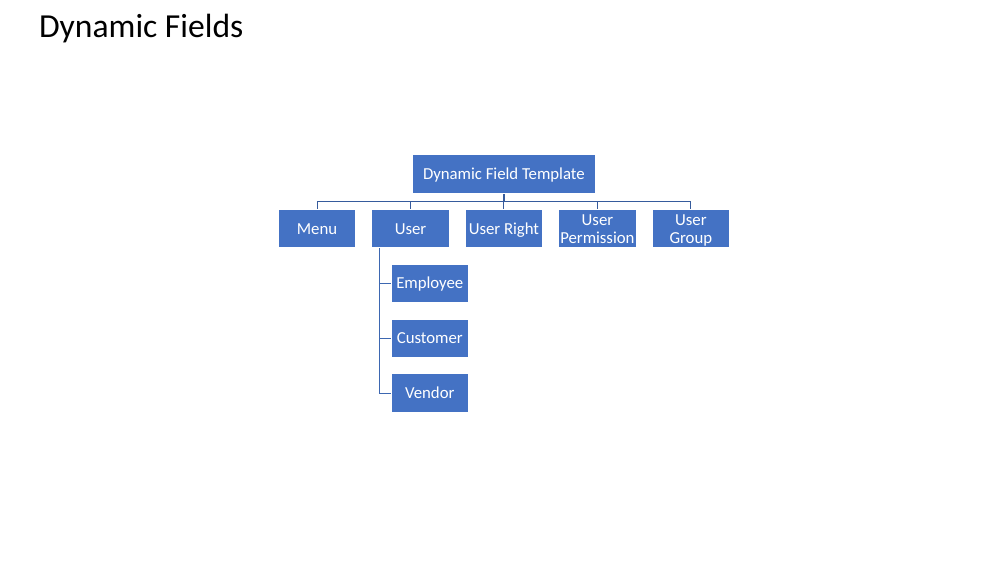
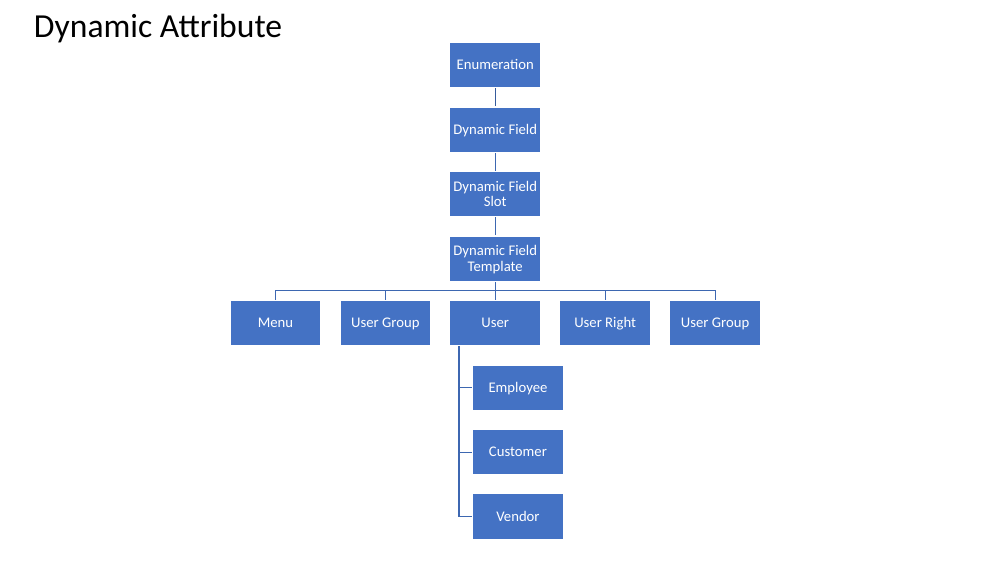
Before and after one commit to williamtanws/beanframework, a slide deck: slide 9 of Architecture.pptx (slide 3 before the commit). Drawn at 1008x567 pixels with LibreOffice and Linux fonts; fonts in the diff are those of the drawing. Boxes give left, top, right and bottom in pixels: in the first picture for what was removed or moved away, otherwise in the second. Text is boxed around its words. In the diff, an @@ line names an element or a change of style, - is before the commit and + after.

```diff
--- a/Architecture.pptx
+++ b/Architecture.pptx
@@ text at (x1=34, y1=13, x2=282, y2=43): text changed @@
-Dynamic Fields
+Dynamic Attribute
@@ rectangle resized from (x1=413, y1=154, x2=596, y2=193) to (x1=450, y1=172, x2=541, y2=217) @@
@@ text "Dynamic Field Template" moved from (x1=423, y1=167, x2=585, y2=182) to (x1=453, y1=244, x2=538, y2=274) @@
@@ rectangle resized from (x1=466, y1=209, x2=543, y2=248) to (x1=450, y1=236, x2=541, y2=281) @@
@@ freeform shape moved from (x1=501, y1=193, x2=508, y2=209) to (x1=492, y1=217, x2=499, y2=236) @@
@@ freeform shape at (x1=492, y1=217, x2=499, y2=236): outline #365B9D 1 pt to #3E67B2 1 pt @@
@@ group removed at (x1=317, y1=193, x2=691, y2=243): 4 freeform shapes, 1 text @@
-User Permission
@@ freeform shape resized from (x1=380, y1=248, x2=391, y2=339) to (x1=275, y1=281, x2=495, y2=300) @@
@@ freeform shape resized from (x1=380, y1=248, x2=391, y2=284) to (x1=492, y1=281, x2=499, y2=300) @@
@@ text "Menu" moved from (x1=297, y1=223, x2=337, y2=234) to (x1=258, y1=317, x2=293, y2=327) @@
@@ rectangle resized from (x1=278, y1=209, x2=355, y2=248) to (x1=230, y1=301, x2=321, y2=346) @@
@@ rectangle resized from (x1=391, y1=319, x2=468, y2=358) to (x1=340, y1=301, x2=431, y2=346) @@
@@ text "User" moved from (x1=395, y1=223, x2=426, y2=234) to (x1=481, y1=317, x2=509, y2=327) @@
@@ rectangle resized from (x1=391, y1=264, x2=468, y2=302) to (x1=450, y1=301, x2=541, y2=346) @@
@@ size 16 to 14 pt in 8 elements at (x1=453, y1=244, x2=538, y2=274), (x1=681, y1=317, x2=749, y2=330), (x1=258, y1=317, x2=293, y2=327), (x1=481, y1=317, x2=509, y2=327), (x1=489, y1=382, x2=548, y2=395), (x1=489, y1=446, x2=547, y2=456), (x1=496, y1=511, x2=539, y2=521), (x1=574, y1=317, x2=636, y2=330) @@
@@ text "User Right" moved from (x1=469, y1=222, x2=539, y2=237) to (x1=574, y1=317, x2=636, y2=330) @@
@@ rectangle resized from (x1=559, y1=209, x2=636, y2=248) to (x1=560, y1=301, x2=651, y2=346) @@
@@ text "User Group" moved from (x1=670, y1=214, x2=713, y2=246) to (x1=681, y1=317, x2=749, y2=330) @@
@@ rectangle resized from (x1=653, y1=209, x2=730, y2=248) to (x1=670, y1=301, x2=761, y2=346) @@
@@ freeform shape resized from (x1=380, y1=248, x2=391, y2=393) to (x1=459, y1=346, x2=473, y2=453) @@
@@ text "Employee" moved from (x1=396, y1=276, x2=463, y2=291) to (x1=489, y1=382, x2=548, y2=395) @@
@@ rectangle resized from (x1=391, y1=374, x2=468, y2=413) to (x1=473, y1=365, x2=563, y2=411) @@
@@ text "Customer" moved from (x1=397, y1=332, x2=463, y2=343) to (x1=489, y1=446, x2=547, y2=456) @@
@@ group added at (x1=351, y1=42, x2=715, y2=517): 7 freeform shapes, 4 texts, 3 rectangles @@
+Enumeration
+Dynamic Field
+Dynamic Field Slot
+User Group
@@ text "Vendor" moved from (x1=405, y1=386, x2=454, y2=398) to (x1=496, y1=511, x2=539, y2=521) @@
@@ rectangle resized from (x1=372, y1=209, x2=449, y2=248) to (x1=473, y1=494, x2=563, y2=539) @@
```
Also in this commit, not shown: 1 other slide changed, 2 slides added, 1 slide removed.
